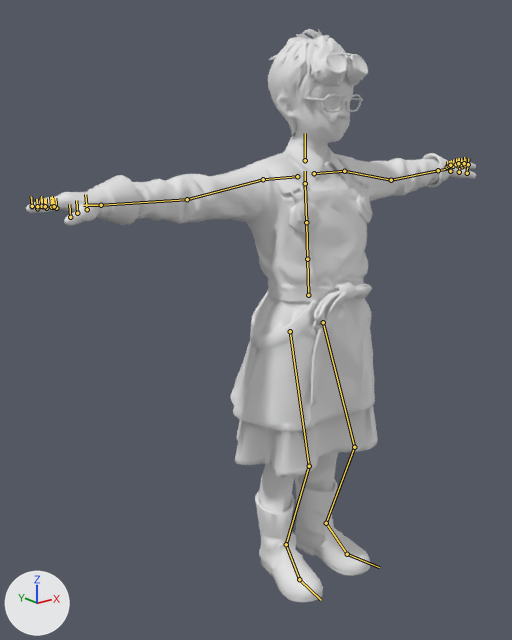
The glTF model assets/game/folk/alchemistgirl.glb: old version first, new version second.
Before and after are seen from a camera (50 mm lens) standing at (-1.282, -1.331, 1.362) and looking at (-0.114, 0.129, 0.778). Arrows for +X, +Y and +Z are at lower left; the lights stay in place. The older version comes first. Both versions are drawn at the pose saved in each file; the numbers are the values there. The bones that change, and the others that lie on the model, are drawn over the model as lines.

Names of what the first picture shows: 'char1'.
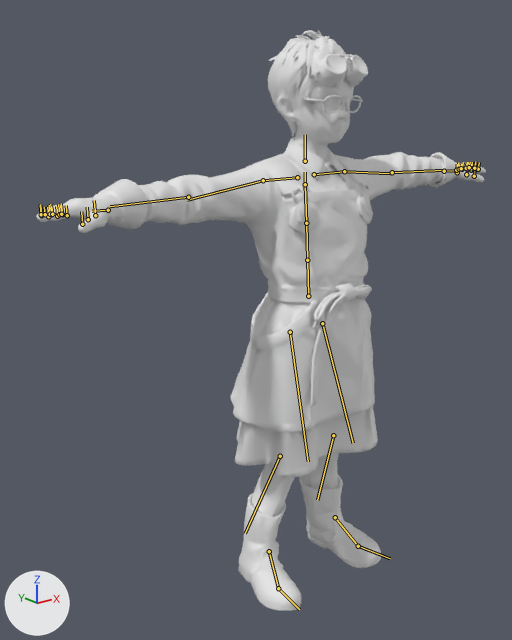
Location of each change, (x1, y1, x2, y2) in pixels of the pictures (512 x 640 px):
```json
{"object": "char1", "change": "posed", "before": [26, 29, 476, 602], "after": [37, 30, 486, 611]}
{"bone": "mixamorig:LeftArm", "before": "(344, 171) to (391, 180)", "after": "(344, 171) to (390, 173)"}
{"bone": "mixamorig:LeftForeArm", "before": "(391, 180) to (438, 170)", "after": "(392, 172) to (445, 170)"}
{"bone": "mixamorig:RightForeArm", "before": "(187, 199) to (101, 205)", "after": "(188, 197) to (110, 206)"}
{"bone": "mixamorig:LeftLeg", "before": "(354, 447) to (326, 523)", "after": "(333, 435) to (317, 500)"}
{"bone": "mixamorig:RightLeg", "before": "(309, 466) to (286, 544)", "after": "(280, 456) to (245, 533)"}
```

Scene script edits in JSON lines:
```json
{"block": "bone_mixamorig_leftarm", "where": "bone_mixamorig_leftarm = bpy.data.objects['Armature'].pose.bones['mixamorig:LeftArm']  # child of 'mixamorig:LeftShoulder'"}
{"op": "set", "path": "bone_mixamorig_leftarm.rotation_quaternion", "old": "(1.0, 0.0, 0.0, 0.0)", "new": "(0.999, -0.026, -0.002, 0.045)", "note": "degrees (0, 0, 0) -> degrees (-3, 0, 5)"}
{"block": "bone_mixamorig_leftforearm", "where": "bone_mixamorig_leftforearm = bpy.data.objects['Armature'].pose.bones['mixamorig:LeftForeArm']  # child of 'mixamorig:LeftArm'"}
{"op": "set", "path": "bone_mixamorig_leftforearm.rotation_quaternion", "old": "(1.0, 0.0, 0.0, 0.0)", "new": "(0.993, 0.11, -0.003, -0.031)", "note": "degrees (0, 0, 0) -> degrees (13, 0, -4)"}
{"block": "bone_mixamorig_rightforearm", "where": "bone_mixamorig_rightforearm = bpy.data.objects['Armature'].pose.bones['mixamorig:RightForeArm']  # child of 'mixamorig:RightArm'"}
{"op": "set", "path": "bone_mixamorig_rightforearm.rotation_quaternion", "old": "(1.0, 0.0, 0.0, 0.0)", "new": "(0.998, 0.059, 0.003, -0.026)", "note": "degrees (0, 0, 0) -> degrees (7, 0, -3)"}
{"block": "bone_mixamorig_leftleg", "where": "bone_mixamorig_leftleg = bpy.data.objects['Armature'].pose.bones['mixamorig:LeftLeg']  # child of 'mixamorig:LeftUpLeg'"}
{"op": "set", "path": "bone_mixamorig_leftleg.rotation_quaternion", "old": "(1.0, 0.0, 0.0, 0.0)", "new": "(0.997, 0.008, -0.022, -0.072)", "note": "degrees (0, 0, 0) -> degrees (1, -2, -8)"}
{"block": "bone_mixamorig_rightleg", "where": "bone_mixamorig_rightleg = bpy.data.objects['Armature'].pose.bones['mixamorig:RightLeg']  # child of 'mixamorig:RightUpLeg'"}
{"op": "set", "path": "bone_mixamorig_rightleg.rotation_quaternion", "old": "(1.0, 0.0, 0.0, 0.0)", "new": "(0.995, 0.008, 0.029, 0.093)", "note": "degrees (0, 0, 0) -> degrees (1, 3, 11)"}
```
